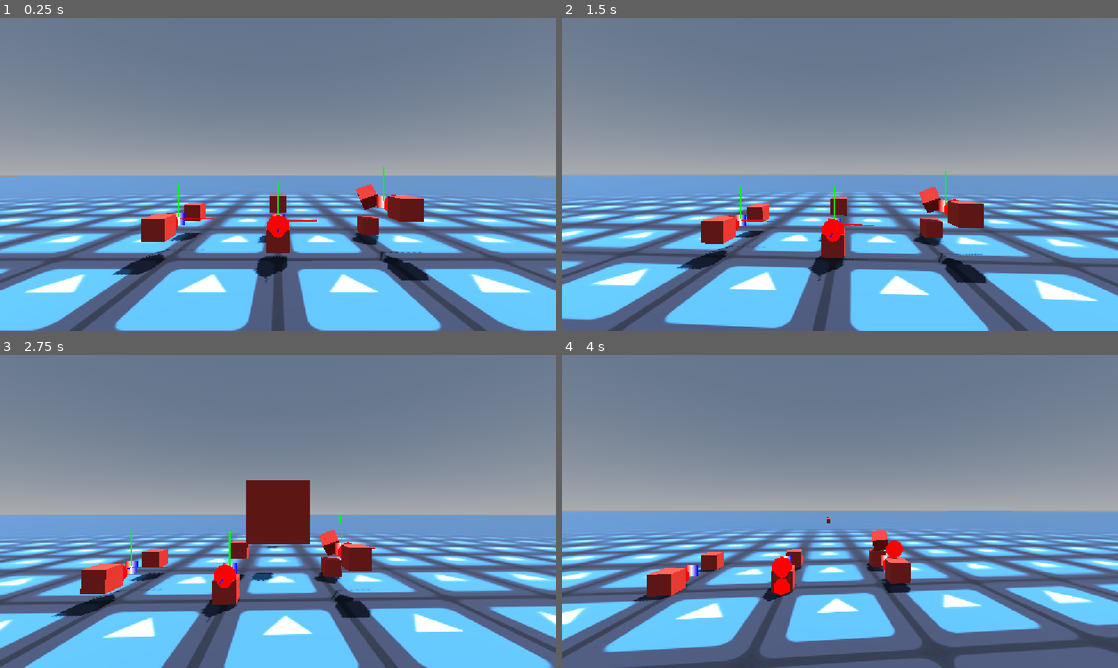
Above: before the commit, frames 1-4 (two rows, left to right).
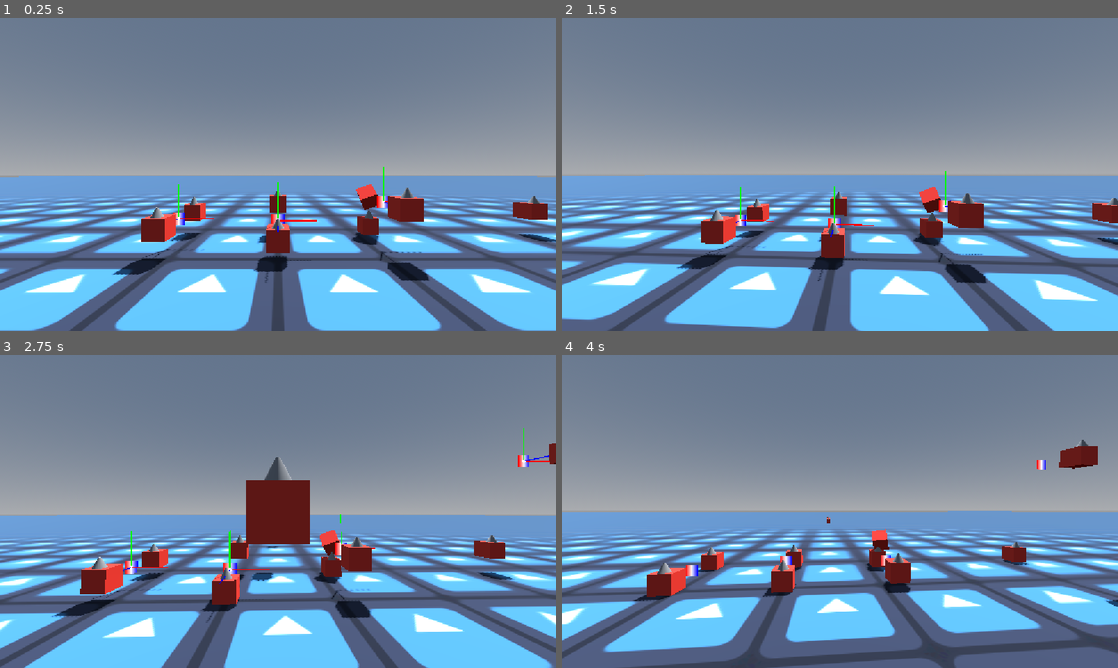
Above: after the commit, the same moments.

Repository: Deojee/new-betterer-hinges
Game: Godot game, scene res://scenes/world.tscn
Same seed, same stepped clock (60 frames per second), same inputs: the game is played once before the commit and once after it. The engine's default icon, where the game draws it, is replaced by a stand-in: a white triangle on a blue panel in a dark square.
Inputs (mouse positions are in pixels of both pictures, inside the frame that each line leads up to):
- Up to frame 1 (0.25 s): no input
- Up to frame 2 (1.5 s): move the mouse to (867, 174) at 0.52 s; tap A (a) at 0.6 s; tap D (d) at 0.8, 1.35 s; move the mouse to (812, 174) at 1.27 s
- Up to frame 3 (2.75 s): tap E (e) at 1.55 s; move the mouse to (289, 505) at 2.02 s; hold E (e) from 2.03 s (still down); click (289, 505) at 2.3 s
- Up to frame 4 (4 s): move the mouse to (834, 517) at 2.77 s; release E (e) at 2.78 s; click (834, 517) at 2.85 s; tap Q (q) at 3.05 s; move the mouse to (878, 514) at 3.52 s; hold Q (q) from 3.53 s (still down); tap S (s) at 3.8 s

The runs differ from the first frame. In frame 1, 1.0% of the frame differs, in the area x 25-100%, y 54-84%; in frame 2, 0.9%; in frame 3, 1.4%; in frame 4, 1.5%, in the area x 17-100%, y 27-81%.

Commit message:
she janky

Diff:
--- a/scenes/box.tscn
+++ b/scenes/box.tscn
@@ -11,6 +11,11 @@
 
 [sub_resource type="BoxShape3D" id="BoxShape3D_jbk7a"]
 
+[sub_resource type="CylinderMesh" id="CylinderMesh_5jdpw"]
+top_radius = 0.04
+bottom_radius = 0.3
+height = 0.5
+
 [node name="box" type="RigidBody3D" unique_id=1039348423]
 physics_material_override = SubResource("PhysicsMaterial_036b0")
 
@@ -19,3 +24,7 @@
 
 [node name="CollisionShape3D" type="CollisionShape3D" parent="." unique_id=890508633]
 shape = SubResource("BoxShape3D_jbk7a")
+
+[node name="MeshInstance3D2" type="MeshInstance3D" parent="." unique_id=1396065975]
+transform = Transform3D(1, 0, 0, 0, 1, 0, 0, 0, 1, 0, 0.67948794, 0.17963636)
+mesh = SubResource("CylinderMesh_5jdpw")
--- a/scenes/world.tscn
+++ b/scenes/world.tscn
@@ -79,3 +79,15 @@
 
 [node name="box5" parent="." unique_id=792154265 instance=ExtResource("2_aqk2v")]
 transform = Transform3D(1, 0, 0, 0, 1, 0, 0, 0, 1, 5.7604365, 1.4070115, -3.8197353)
+
+[node name="newHinge" parent="." unique_id=1881358202 node_paths=PackedStringArray("nodeA", "nodeB") instance=ExtResource("5_036b0")]
+transform = Transform3D(1, 0, 0, 0, 1, 0, 0, 0, 1, 16.177208, 7.331084, -1.9136293)
+nodeA = NodePath("../box8")
+nodeB = NodePath("../box9")
+
+[node name="box8" parent="." unique_id=1282385629 instance=ExtResource("2_aqk2v")]
+transform = Transform3D(1, 0, 0, 0, 1, 0, 0, 0, 1, 16.177208, 7.2992744, 0)
+freeze = true
+
+[node name="box9" parent="." unique_id=1648154595 instance=ExtResource("2_aqk2v")]
+transform = Transform3D(1, 0, 0, 0, 1.0000001, 0, 0, 0, 1.0000001, 16.177208, 2.0496721, -3.8197353)
--- a/scripts/newHinge.gd
+++ b/scripts/newHinge.gd
@@ -49,54 +49,6 @@
 
 	showMiddle()
 
-	return
-	#offsetA = offsetA.rotated(Vector3.FORWARD,deg_to_rad(motor) * delta)
-	#offsetB = offsetB.rotated(Vector3.FORWARD,deg_to_rad(-motor) * delta)
-
-	var dict = {nodeA : offsetA,nodeB : offsetB}
-	var tolerance = 0.04
-	var angTolerance = deg_to_rad(3)
-
-	if Input.is_action_just_pressed("mouseLeft"):
-		nodeA.global_transform = Spectator.INSTANCE.get_child(0).global_transform
-
-
-	var otherNode : RigidBody3D = nodeB
-	for node in dict:
-		node = node as RigidBody3D
-
-		var globalTargetOffset = (
-			global_transform #global pos of local trans
-			*
-			dict[node]
-			)
-
-		var currentOffset : Transform3D =  ( #just for basis
-			globalTargetOffset.affine_inverse()
-			*
-			node.global_transform)
-
-
-		var translationOffset = globalTargetOffset.origin - node.global_transform.origin
-		var basisQuat = currentOffset.basis.get_rotation_quaternion()
-
-		var targetLinVel = (translationOffset) * TPS
-		var targetRotVel = -basisQuat.get_angle() * (globalTargetOffset.basis * basisQuat.get_axis()) * TPS
-
-		var linVelDif = targetLinVel - node.linear_velocity
-		var rotVelDif = targetLinVel - node.angular_velocity
-
-		node.linear_velocity += linVelDif * 0.5
-		otherNode.linear_velocity -= linVelDif * 0.5
-
-
-
-		node.angular_velocity = targetRotVel
-
-
-
-		otherNode = node
-
 
 
 func alignToAxis():
@@ -107,8 +59,8 @@
 	var objectAxisAPoint = nodeA.global_transform * axisOffsetA.affine_inverse()
 	var objectAxisBPoint = nodeB.global_transform * axisOffsetB.affine_inverse()
 
-	Mathy.draw_debug_sphere(get_tree(),objectAxisAPoint.origin,0.5)
-	Mathy.draw_debug_sphere(get_tree(),objectAxisBPoint.origin,0.5)
+	#Mathy.draw_debug_sphere(get_tree(),objectAxisAPoint.origin,0.5)
+	#Mathy.draw_debug_sphere(get_tree(),objectAxisBPoint.origin,0.5)
 
 	var middle = objectAPoint.interpolate_with(objectBPoint,0.5)
 
@@ -139,8 +91,17 @@
 	if Input.is_action_pressed("q"):
 		return
 
-	nodeA.linear_velocity = -(objectAPoint.origin - middle.origin) * TPS
-	nodeB.linear_velocity = -(objectBPoint.origin - middle.origin) * TPS
+	var aTarget = -(objectAPoint.origin - middle.origin) * TPS
+	var bTarget = -(objectBPoint.origin - middle.origin) * TPS
+
+	var aDif = aTarget - nodeA.linear_velocity
+	var bDif = bTarget - nodeB.linear_velocity
+
+	nodeA.linear_velocity += (aDif - bDif)/2.0
+	nodeB.linear_velocity += (bDif - aDif)/2.0
+
+	nodeA.linear_velocity = aTarget
+	nodeB.linear_velocity = bTarget
 
 	#nodeA.rotation = middle.basis.get_euler()
 	#nodeB.rotation = middle.basis.get_euler()
